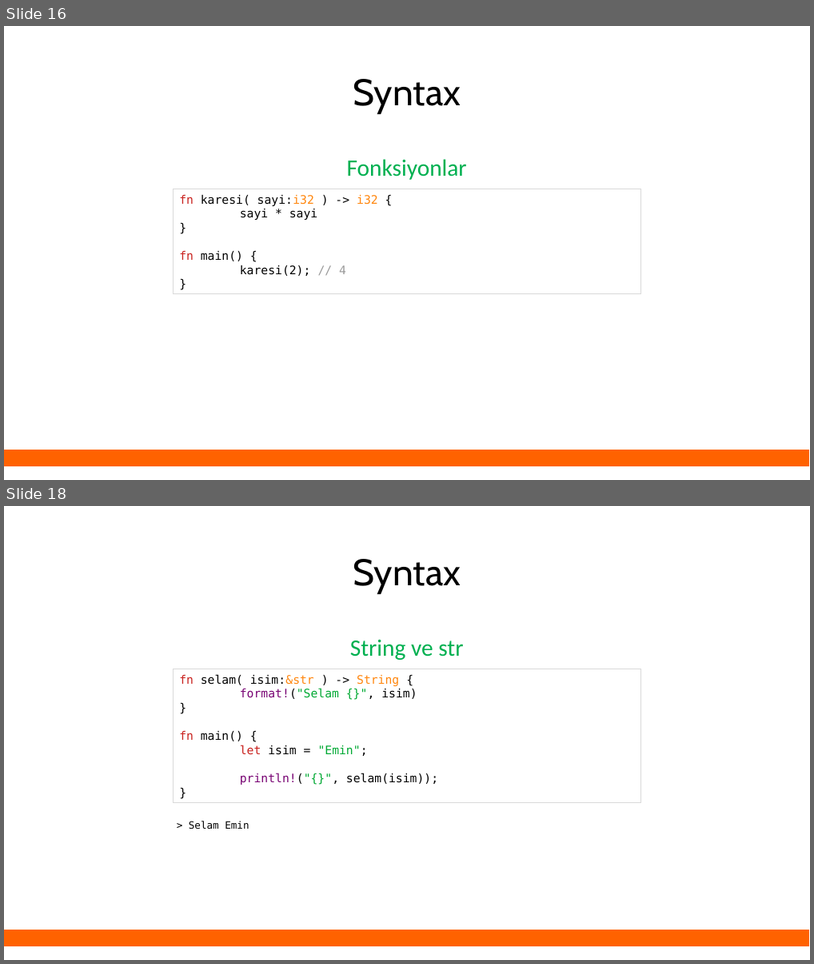
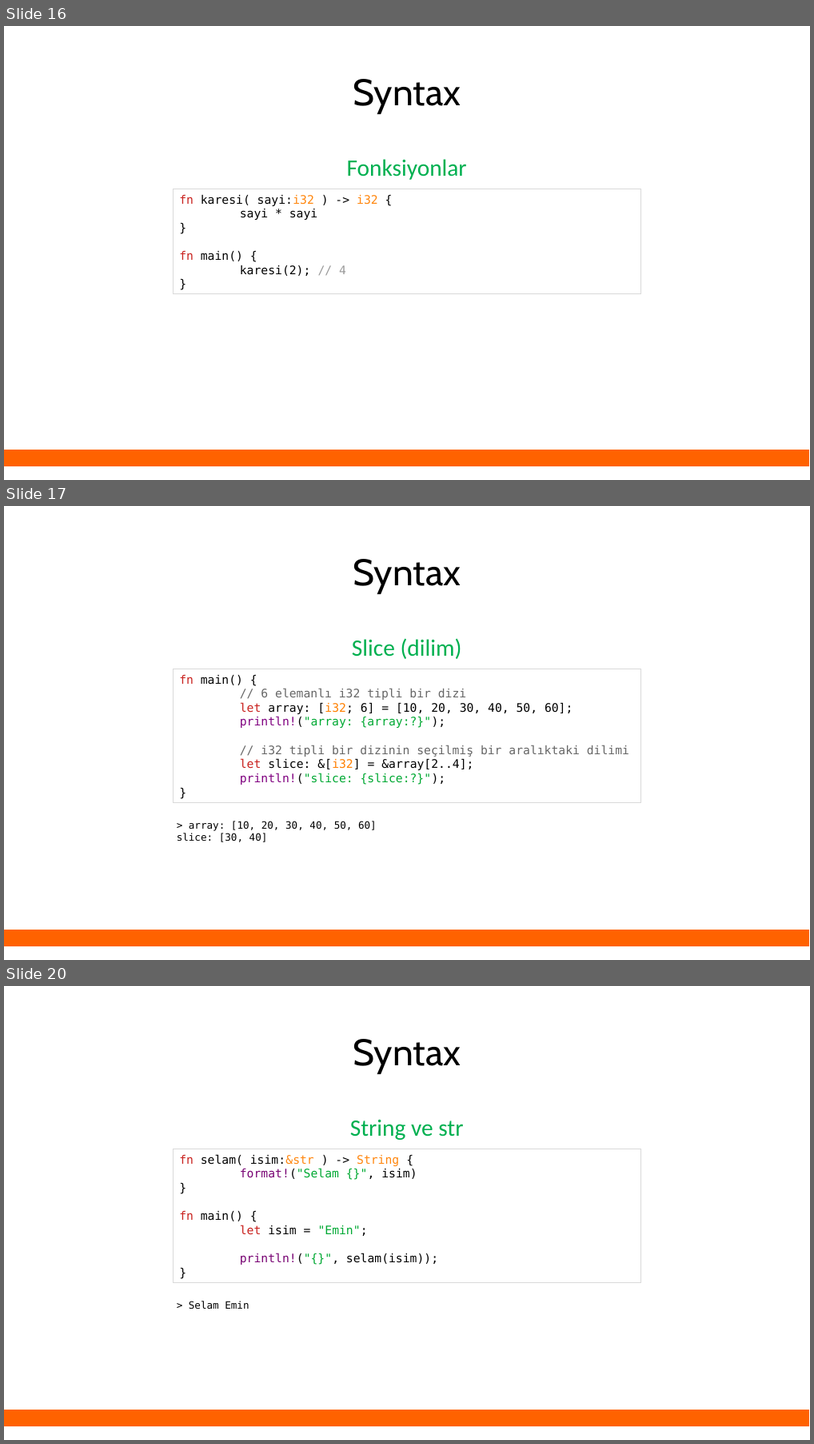
Before and after one commit to eminfedar/rust-tr-ders-slaytlari, a slide deck: rust_egitim_1_giris.odp. Shown one above the other, each under a label of ours: slides 16 and 18 before the commit, slides 16, 17 and 20 after it; the slides between them are not shown. The pictures are 814x964 and 814x1444 pixels, drawn with LibreOffice and Linux fonts; fonts in the diff are those of the drawing. Boxes give left, top, right and bottom in pixels: in the first picture for what was removed or moved away, otherwise in the second. Text is boxed around its words. In the diff, an @@ line names an element or a change of style, - is before the commit and + after.

Commit message:
Slice slides added.

```diff
--- a/rust_egitim_1_giris.odp
+++ b/rust_egitim_1_giris.odp
@@ slide 17 added at [4, 506, 810, 960], background #FFFFFF @@
@@ title added at [354, 559, 462, 594], 44 pt, text #000000 @@
+Syntax
@@ text added at [352, 638, 462, 659], 28 pt, text #00B050 @@
+Slice (dilim)
@@ rectangle added at [174, 668, 642, 802], fill #FFFFFF, outline #D9D9D9 0.99 pt, 14 pt, text #666666 @@
+fn main() {
+// 6 elemanlı i32 tipli bir dizi
+let array: [i32; 6] = [10, 20, 30, 40, 50, 60];
+println!("array: {array:?}");
+// i32 tipli bir dizinin seçilmiş bir aralıktaki dilimi
+let slice: &[i32] = &array[2..4];
+println!("slice: {slice:?}");
+}
@@ text added at [177, 820, 377, 842], 12 pt, text #000000 @@
+> array: [10, 20, 30, 40, 50, 60]
+slice: [30, 40]
@@ freeform shape added at [4, 929, 809, 947], fill #FF6200 @@
@@ what was slide 18 is now slide 20 @@
```
Also in this commit, not shown: 2 slides changed, 1 other slide added, 1 other file.
